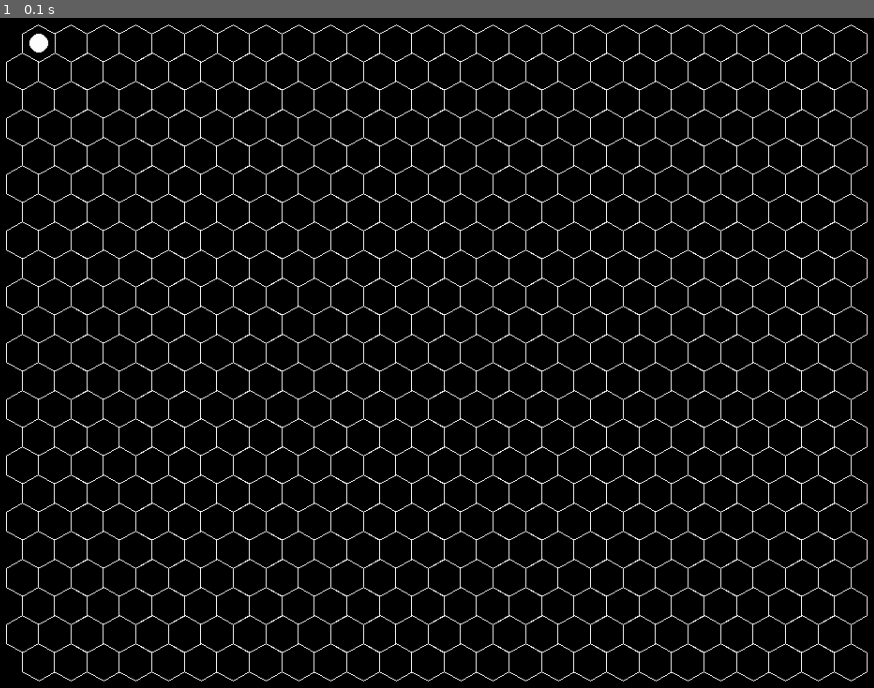
Above: before the commit, frame 1.
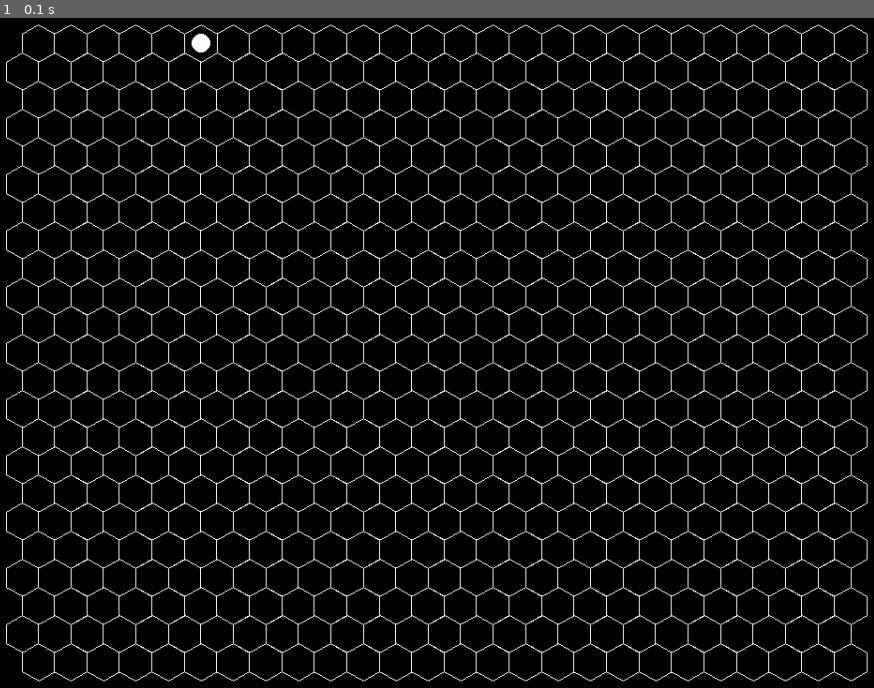
Above: after the commit, the same moment.

Repository: Ghost-VAC/VAC-conquest
Game: pygame game, started from main.py
Two runs of this game, one before a commit and one after it. Both use one fixed random seed, a clock stepped at 60 frames per second and the inputs below.
Inputs:
- Up to frame 1 (0.1 s): no input

The runs differ from the first frame. In frame 1, 0.1% of the frame differs, in the area x 3-25%, y 2-7%.

Commit message:
Remove tests

Diff:
--- a/main.py
+++ b/main.py
@@ -21,9 +21,6 @@
 
     pygame.display.flip()
 
-    soldat.move(-5, 0)
-    pygame.display.flip()
-
 
     while True:
         for event in pygame.event.get():
